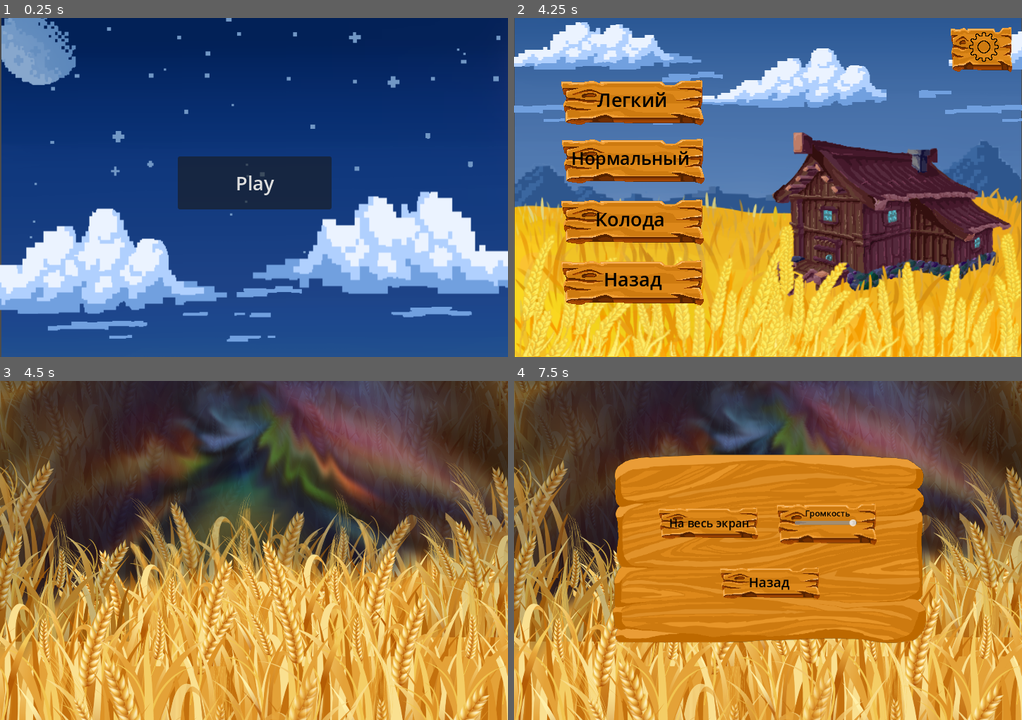
Above: before the commit, frames 1-4 (two rows, left to right).
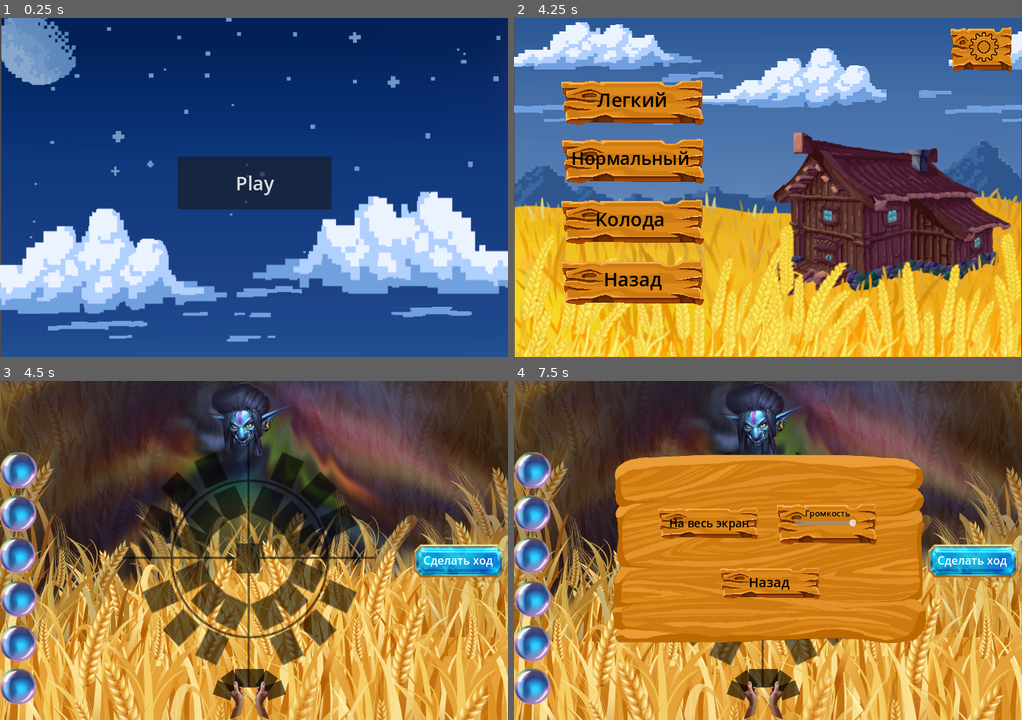
Above: after the commit, the same moments.

Repository: m-andreevskii/K-Cards
Game: Godot game, scene res://KCards/scenes/welcome_window.tscn
Two runs of this game, one before a commit and one after it. Both use one fixed random seed, a clock stepped at 60 frames per second and the inputs below.
Inputs (mouse positions are in pixels of both pictures, inside the frame that each line leads up to):
- Up to frame 1 (0.25 s): no input
- Up to frame 2 (4.25 s): click "Play" at 0.5 s; click "Сражения" at 1.25 s; click "Назад" at 2 s; click "Сражения" at 2.75 s; click "С компьютером" at 3.5 s
- Up to frame 3 (4.5 s): click "Легкий" at 4.25 s
- Up to frame 4 (7.5 s): click (971, 560) at 5 s, where only the run after the commit has a clickable "Сделать ход"; click (971, 560) at 5.75 s, where only the run after the commit has a clickable "Сделать ход"; click (971, 560) at 6.5 s, where only the run after the commit has a clickable "Сделать ход"; click (981, 411) at 7.27 s

Frames 1-2 are identical in both runs. In frame 3, 19% of the frame differs, in the area x 0-100%, y 0-100%; in frame 4, 8.5%.

Commit message:
Remove unneccessary files

Diff:
--- a/KCards/scenes/menu/EditDeck.tscn
+++ b/KCards/scenes/menu/EditDeck.tscn
@@ -58,6 +58,7 @@
 script = ExtResource("1_jrukb")
 
 [node name="Background" type="Sprite2D" parent="."]
+visible = false
 position = Vector2(360, 240)
 texture = ExtResource("2_ylvoy")
 
--- a/KCards/scenes/menu/battlefield/battlefield.gd
+++ b/KCards/scenes/menu/battlefield/battlefield.gd
@@ -9,3 +9,8 @@
 # Called every frame. 'delta' is the elapsed time since the previous frame.
 func _process(delta):
 	pass
+
+
+func _on_move_button_pressed():
+	MenuAudio.buttonPressedSound()
+	pass
--- a/KCards/scenes/menu/battlefield/battlefield.tscn
+++ b/KCards/scenes/menu/battlefield/battlefield.tscn
@@ -1,13 +1,20 @@
-[gd_scene load_steps=7 format=3 uid="uid://cwu7fa6vlh3fd"]
+[gd_scene load_steps=9 format=3 uid="uid://cwu7fa6vlh3fd"]
 
+[ext_resource type="Script" path="res://KCards/scenes/menu/battlefield/battlefield.gd" id="1_mjkct"]
 [ext_resource type="Texture2D" uid="uid://bjnjhc5yx1ctq" path="res://KCards/images/battlefield/background1.png" id="1_nripy"]
 [ext_resource type="PackedScene" uid="uid://c7hwflxfrgqd6" path="res://KCards/scenes/menu/battlefield/settings_button.tscn" id="2_vlcb8"]
 [ext_resource type="Texture2D" uid="uid://dsi35xxns5k4l" path="res://KCards/images/battlefield/mana5.png" id="3_6xqd5"]
 [ext_resource type="Texture2D" uid="uid://dmrmixvidvicd" path="res://KCards/images/battlefield/my-card-deck.png" id="4_v5jh7"]
 [ext_resource type="Texture2D" uid="uid://cqnl3wm55v5nb" path="res://KCards/images/battlefield/field.png" id="5_0u8hq"]
 [ext_resource type="Texture2D" uid="uid://d0qh1xpqdan04" path="res://KCards/images/battlefield/enemy.png" id="6_5yj3l"]
+[ext_resource type="Texture2D" uid="uid://dg0tttbrrlv05" path="res://KCards/images/battlefield/button-move.png" id="8_adde7"]
 
 [node name="battlefield" type="CanvasLayer"]
+script = ExtResource("1_mjkct")
+
+[node name="Background" type="Sprite2D" parent="."]
+position = Vector2(360, 240)
+texture = ExtResource("1_nripy")
 
 [node name="SettingsButton0" parent="." instance=ExtResource("2_vlcb8")]
 
@@ -50,6 +57,19 @@
 scale = Vector2(0.68125, 0.68125)
 texture = ExtResource("6_5yj3l")
 
-[node name="Background" type="Sprite2D" parent="."]
-position = Vector2(360, 240)
-texture = ExtResource("1_nripy")
+[node name="MoveButton" type="TextureButton" parent="."]
+offset_left = 585.0
+offset_top = 229.0
+offset_right = 717.0
+offset_bottom = 284.0
+texture_normal = ExtResource("8_adde7")
+
+[node name="Label" type="Label" parent="MoveButton"]
+layout_mode = 0
+offset_left = 15.0
+offset_top = 13.0
+offset_right = 114.0
+offset_bottom = 39.0
+text = "Сделать ход"
+
+[connection signal="pressed" from="MoveButton" to="." method="_on_move_button_pressed"]
--- a/KCards/scenes/menu/battlefield/card_set.gd
+++ /dev/null
@@ -1,11 +0,0 @@
-extends Node
-
-
-# Called when the node enters the scene tree for the first time.
-func _ready():
-	pass # Replace with function body.
-
-
-# Called every frame. 'delta' is the elapsed time since the previous frame.
-func _process(delta):
-	pass
--- a/KCards/scenes/menu/battlefield/card_set.tscn
+++ /dev/null
@@ -1,3 +0,0 @@
-[gd_scene format=3 uid="uid://bn5a3qt7slap7"]
-
-[node name="card_set" type="CanvasLayer"]
--- a/KCards/scenes/menu/battlefield/mana_level.gd
+++ /dev/null
@@ -1,11 +0,0 @@
-extends Node
-
-
-# Called when the node enters the scene tree for the first time.
-func _ready():
-	pass # Replace with function body.
-
-
-# Called every frame. 'delta' is the elapsed time since the previous frame.
-func _process(delta):
-	pass
--- a/KCards/scenes/menu/battlefield/mana_level.tscn
+++ /dev/null
@@ -1,12 +0,0 @@
-[gd_scene load_steps=2 format=3 uid="uid://cg8thdfe5e18s"]
-
-[ext_resource type="Texture2D" uid="uid://dsi35xxns5k4l" path="res://KCards/images/battlefield/mana5.png" id="1_n6vlx"]
-
-[node name="mana_level" type="CanvasLayer"]
-
-[node name="Mana1" type="Sprite2D" parent="."]
-
-[node name="TextureRect" type="TextureRect" parent="Mana1"]
-offset_right = 40.0
-offset_bottom = 40.0
-texture = ExtResource("1_n6vlx")
